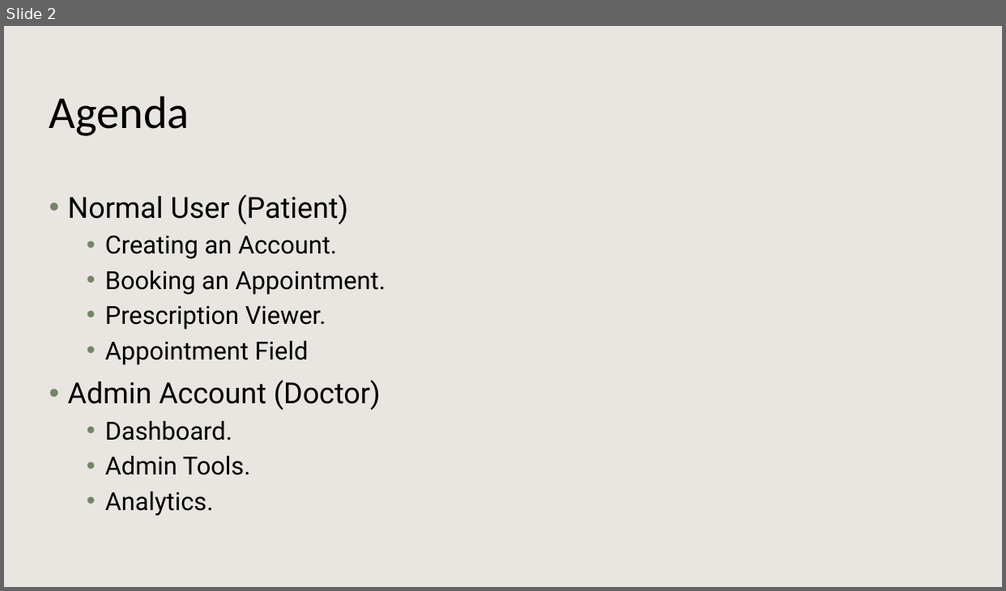
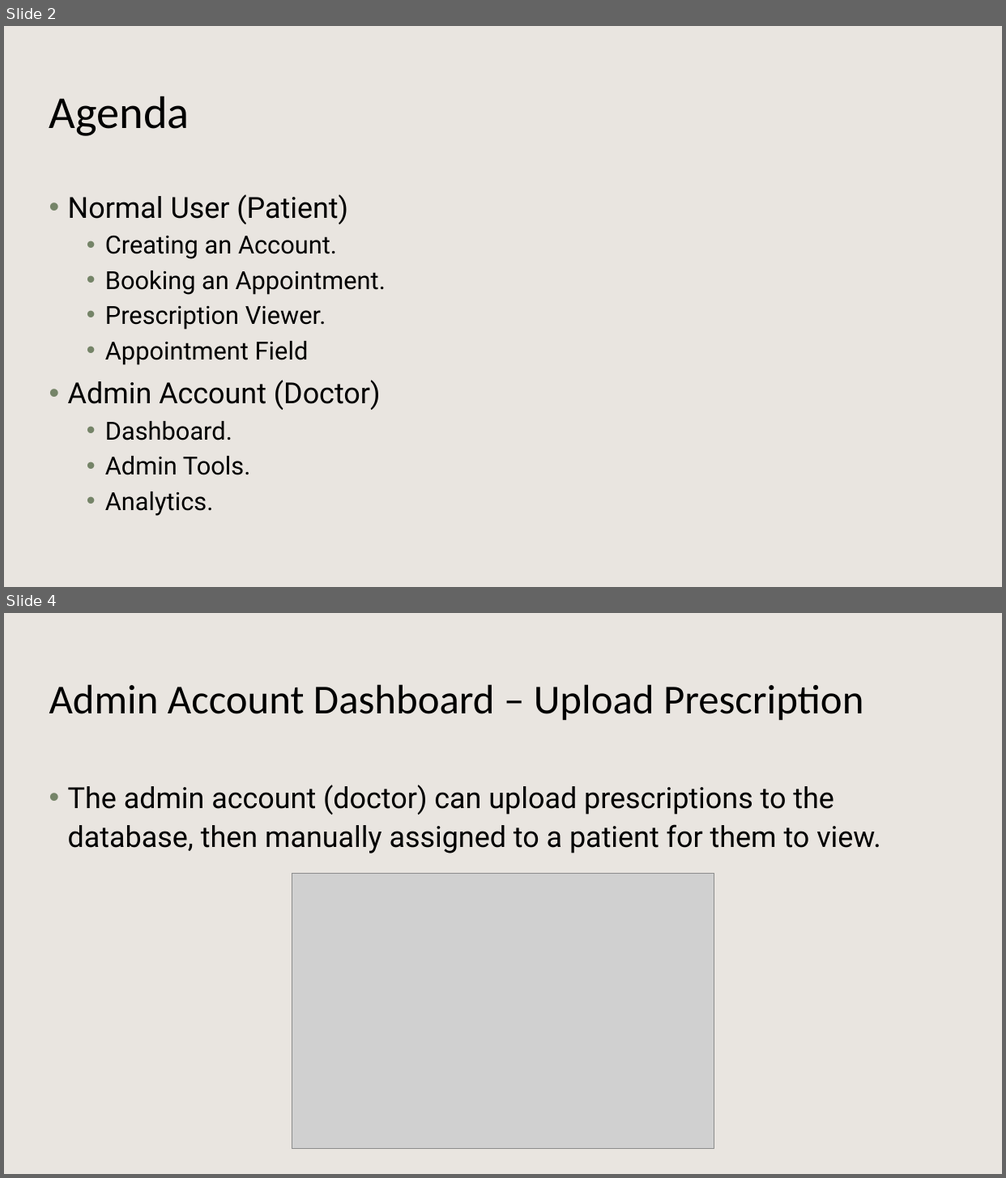
Before and after one commit to Kaylaheady/webDevPortalAndScheduling, a slide deck: docs/Online Appointment and Record System Demo.pptx. Shown one above the other, each under a label of ours: slide 2 before the commit, slides 2 and 4 after it; the slides between them are not shown. The pictures are 1006x591 and 1006x1178 pixels, drawn with LibreOffice and Linux fonts; fonts in the diff are those of the drawing; grey boxes stand for pictures; background and template pictures are left out. Boxes give left, top, right and bottom in pixels: in the first picture for what was removed or moved away, otherwise in the second. Text is boxed around its words. In the diff, an @@ line names an element or a change of style, - is before the commit and + after.

```diff
--- a/docs/Online Appointment and Record System Demo.pptx
+++ b/docs/Online Appointment and Record System Demo.pptx
@@ slide 4 added at [4, 613, 1002, 1174], background #FFFFFF; not listed: 1 template element that a slide beside it also shows @@
@@ title added at [49, 684, 863, 721], 39.6 pt, text #000000 @@
+Admin Account Dashboard – Upload Prescription
@@ text added at [68, 785, 880, 854], 28 pt, text #000000 @@
+• The admin account (doctor) can upload prescriptions to the database, then manually assigned to a patient for them to view.
@@ picture added at [292, 874, 714, 1149] @@
```
Also in this commit, not shown: 9 other slides added.
